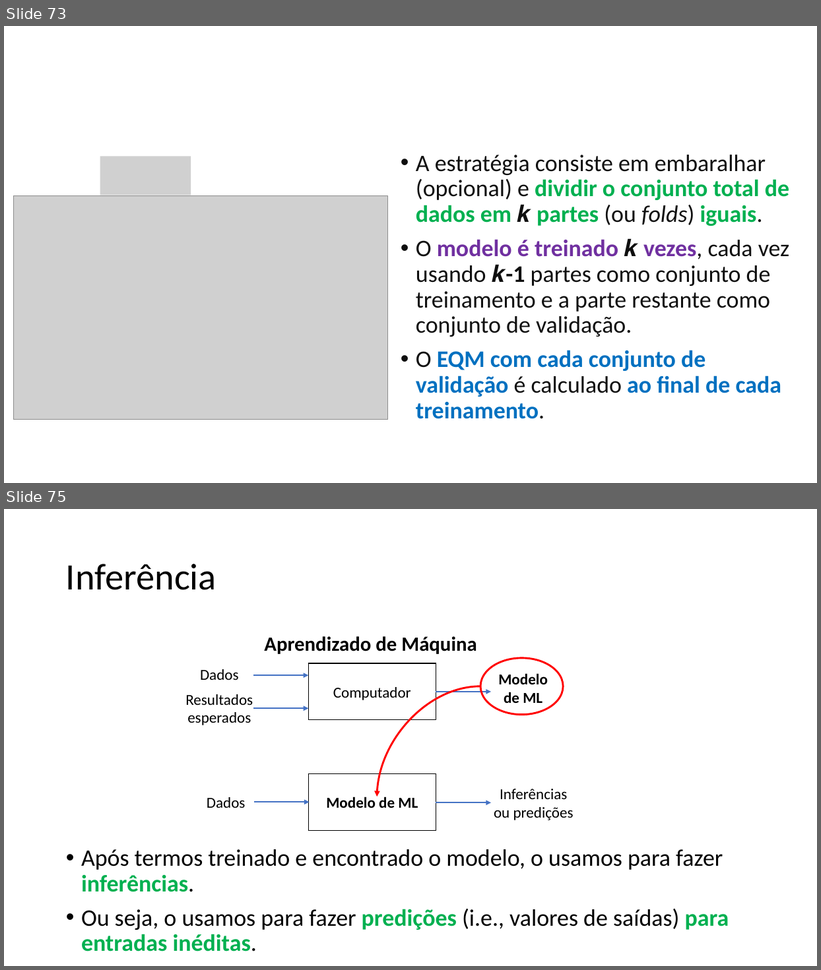
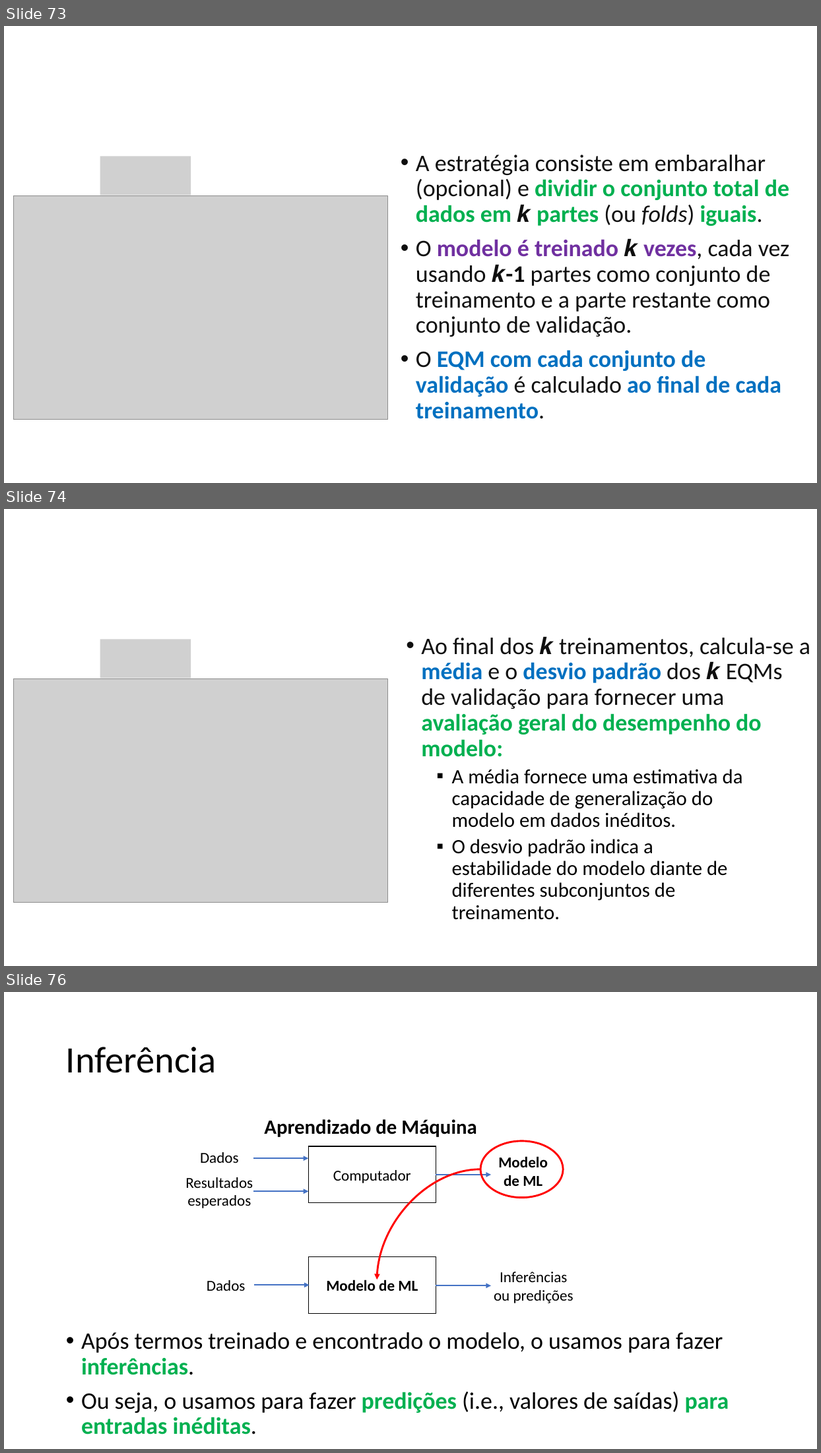
Before and after one commit to zz4fap/c24_inteligencia_artificial, a slide deck: slides/C24_Regressão.pptx. Shown one above the other, each under a label of ours: slides 73 and 75 before the commit, slides 73, 74 and 76 after it; the slides between them are not shown. The pictures are 821x970 and 821x1453 pixels, drawn with LibreOffice and Linux fonts; fonts in the diff are those of the drawing; grey boxes stand for pictures. Boxes give left, top, right and bottom in pixels: in the first picture for what was removed or moved away, otherwise in the second. Text is boxed around its words. In the diff, an @@ line names an element or a change of style, - is before the commit and + after.

```diff
--- a/slides/C24_Regressão.pptx
+++ b/slides/C24_Regressão.pptx
@@ slide 74 added at (4, 509, 817, 966), background #FFFFFF @@
@@ picture added at (100, 640, 191, 679) @@
@@ text added at (421, 636, 811, 920), 24 pt, text #000000 @@
+• Ao final dos 𝒌 treinamentos, calcula-se a média e o desvio padrão dos 𝒌 EQMs de validação para fornecer uma avaliação geral do desempenho do modelo:
+  ▪ A média fornece uma estimativa da capacidade de generalização do
+    modelo em dados inéditos.
+  ▪ O desvio padrão indica a
+    estabilidade do modelo diante de diferentes subconjuntos de
+    treinamento.
@@ picture added at (13, 679, 387, 903) @@
@@ what was slide 75 is now slide 76 @@
```
Also in this commit, not shown: 5 slides changed, 1 other file.
